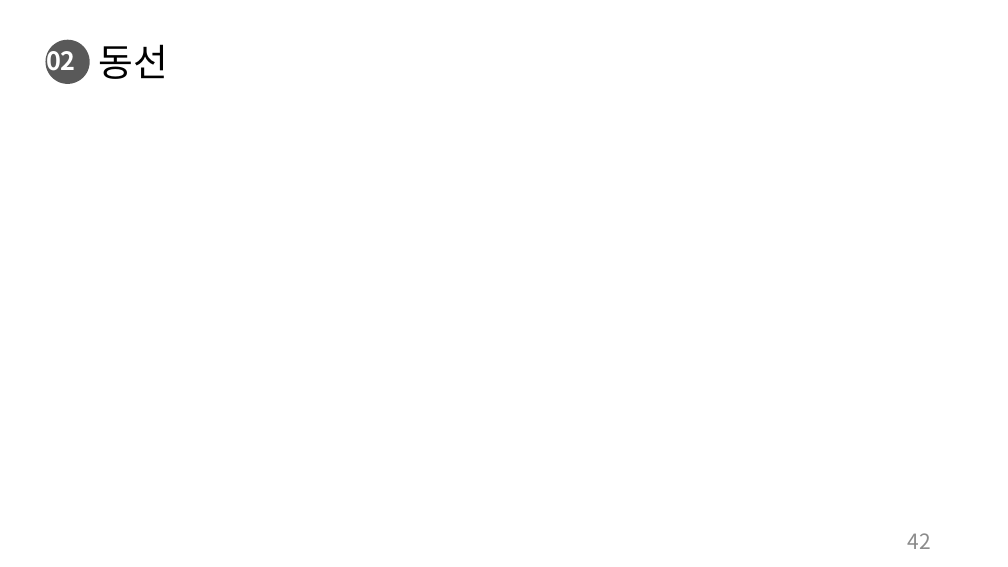
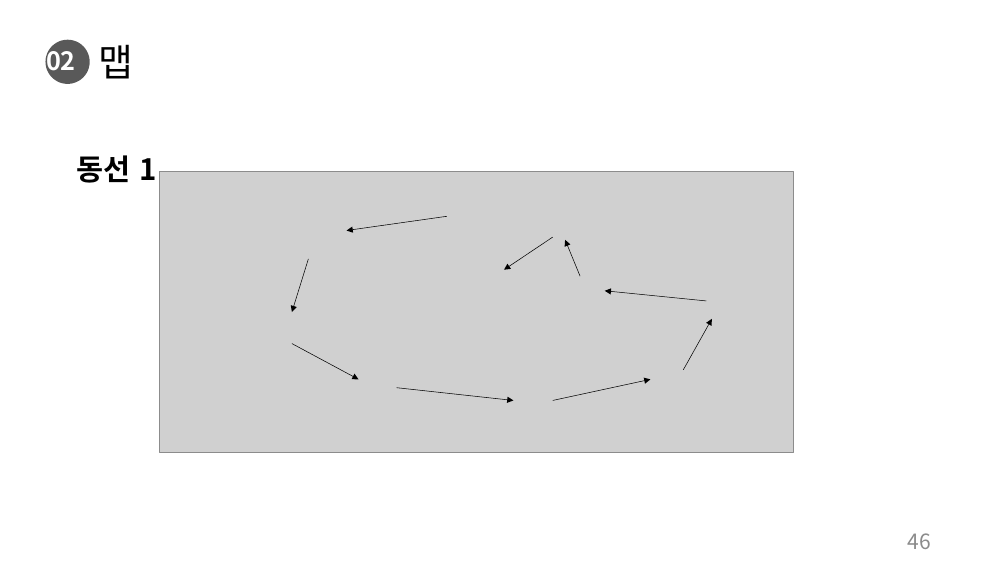
Before and after one commit to charobe/HDB, a slide deck: slide 46 of 조영욱/하자 드 바이오.pptx (slide 42 before the commit). Drawn at 1008x567 pixels with LibreOffice and Linux fonts; fonts in the diff are those of the drawing; grey boxes stand for pictures. Boxes give left, top, right and bottom in pixels: in the first picture for what was removed or moved away, otherwise in the second. Text is boxed around its words. In the diff, an @@ line names an element or a change of style, - is before the commit and + after.

```diff
--- a/조영욱/하자 드 바이오.pptx
+++ b/조영욱/하자 드 바이오.pptx
@@ title at [99, 44, 134, 79]: text changed @@
-동선
+맵
@@ text added at [77, 155, 156, 183], 28 pt, text #000000, bold @@
+동선 1
@@ picture added at [160, 172, 793, 453] @@
@@ arrow added from (447, 216) to (346, 231), #000000 0.5 pt @@
@@ arrow added from (553, 237) to (504, 270), #000000 0.5 pt @@
@@ arrow added from (309, 259) to (292, 312), #000000 0.5 pt @@
@@ arrow added from (580, 276) to (566, 240), #000000 0.5 pt @@
@@ arrow added from (706, 301) to (605, 291), #000000 0.5 pt @@
@@ arrow added from (684, 370) to (712, 319), #000000 0.5 pt @@
@@ arrow added from (292, 343) to (358, 380), #000000 0.5 pt @@
@@ arrow added from (397, 388) to (513, 401), #000000 0.5 pt @@
@@ arrow added from (553, 401) to (650, 380), #000000 0.5 pt @@
@@ page number at [908, 533, 931, 549]: text changed @@
-42
+46
```
Also in this commit, not shown: 5 other slides changed, 5 slides added.
